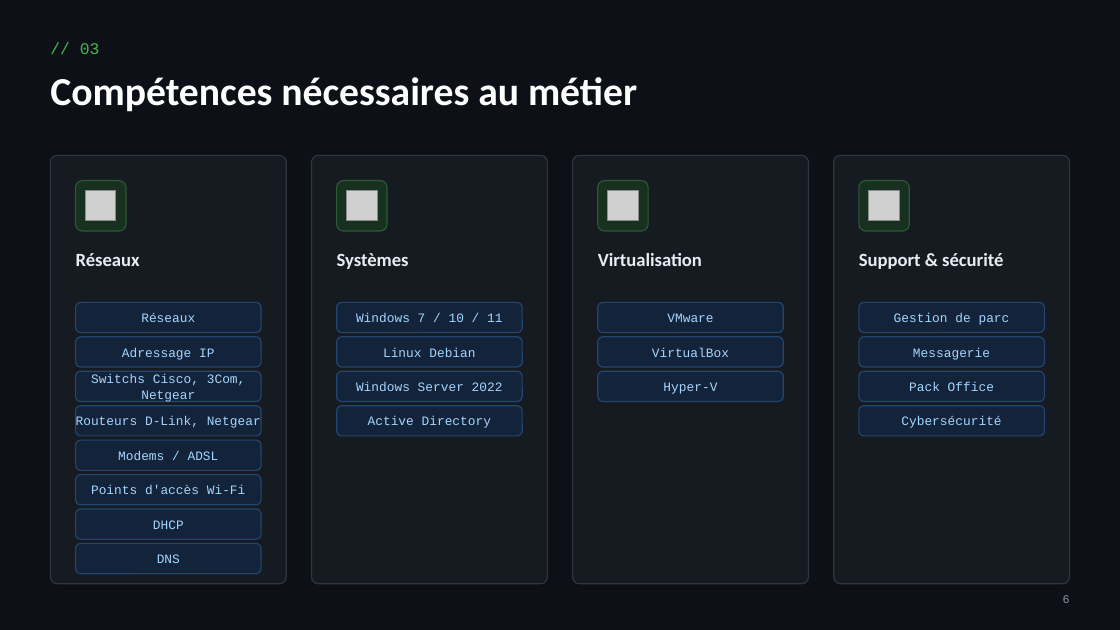
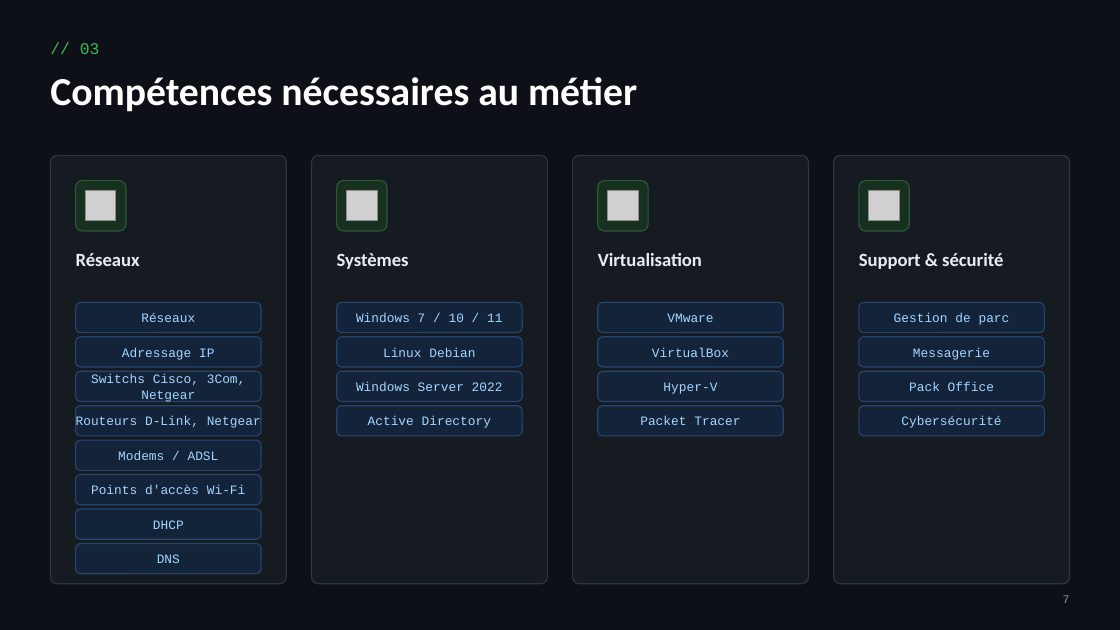
Before and after one commit to Thenoxbob/kyky, a slide deck: slide 7 of presentation/Presentation-BTS-SIO-SISR-Kylian-Grafeille.pptx (slide 6 before the commit). Drawn at 1120x630 pixels with LibreOffice and Linux fonts; fonts in the diff are those of the drawing; grey boxes stand for pictures. Boxes give left, top, right and bottom in pixels: in the first picture for what was removed or moved away, otherwise in the second. Text is boxed around its words. In the diff, an @@ line names an element or a change of style, - is before the commit and + after.

```diff
--- a/presentation/Presentation-BTS-SIO-SISR-Kylian-Grafeille.pptx
+++ b/presentation/Presentation-BTS-SIO-SISR-Kylian-Grafeille.pptx
@@ rounded rectangle added at bbox=[598, 406, 784, 436], fill #13233A, outline #24466E 1 pt @@
@@ text added at bbox=[640, 416, 740, 425], 11 pt, text #A5D6FF @@
+Packet Tracer
@@ text at bbox=[1063, 595, 1070, 603]: text changed @@
-6
+7
```
Also in this commit, not shown: 12 other slides changed, 2 slides added, 6 other files.
